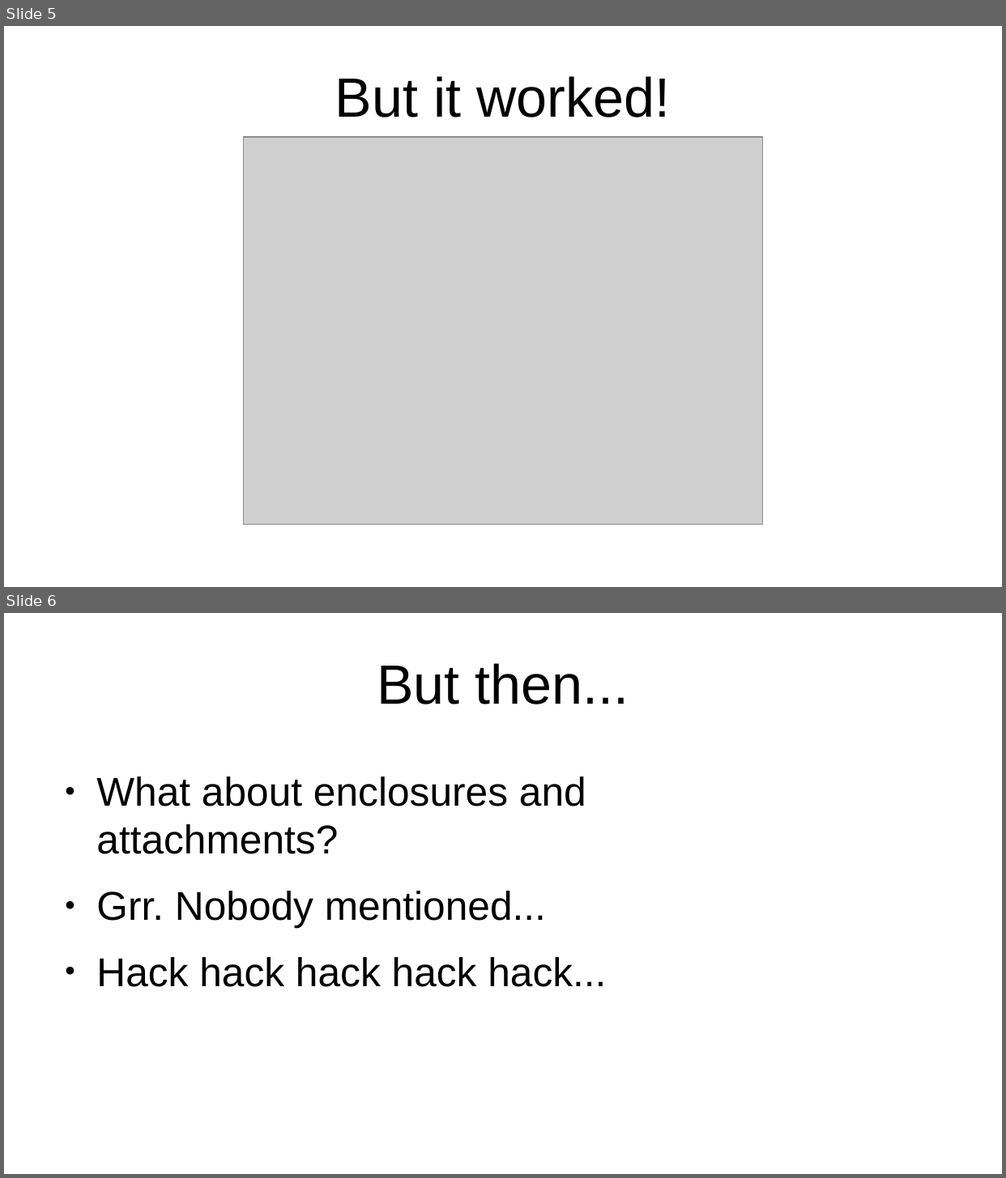
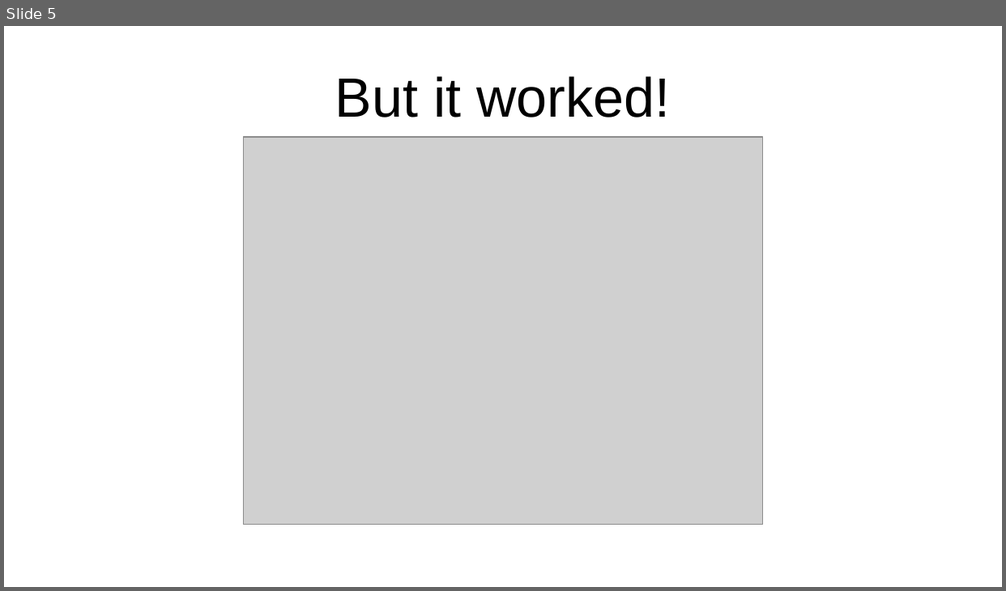
Before and after one commit to projectEndings/Endings, a slide deck: presentations/dhsi2019/how_we_finished_a_project.odp. Shown one above the other, each under a label of ours: slides 5 and 6 before the commit, slide 5 after it. The pictures are 1006x1178 and 1006x591 pixels, drawn with LibreOffice and Linux fonts; fonts in the diff are those of the drawing; grey boxes stand for pictures; background and template pictures are left out. Boxes give left, top, right and bottom in pixels: in the first picture for what was removed or moved away, otherwise in the second. Text is boxed around its words. In the diff, an @@ line names an element or a change of style, - is before the commit and + after.

```diff
--- a/presentations/dhsi2019/how_we_finished_a_project.odp
+++ b/presentations/dhsi2019/how_we_finished_a_project.odp
@@ slide 6 removed at <box>4,613,1002,1174</box>, background #FFFFFF @@
@@ title removed at <box>377,663,629,705</box> @@
-But then...
@@ text removed at <box>96,777,606,987</box> @@
-● What about enclosures and attachments?
-● Grr. Nobody mentioned...
-● Hack hack hack hack hack...
```
Also in this commit, not shown: 12 slides added, 5 other files.
